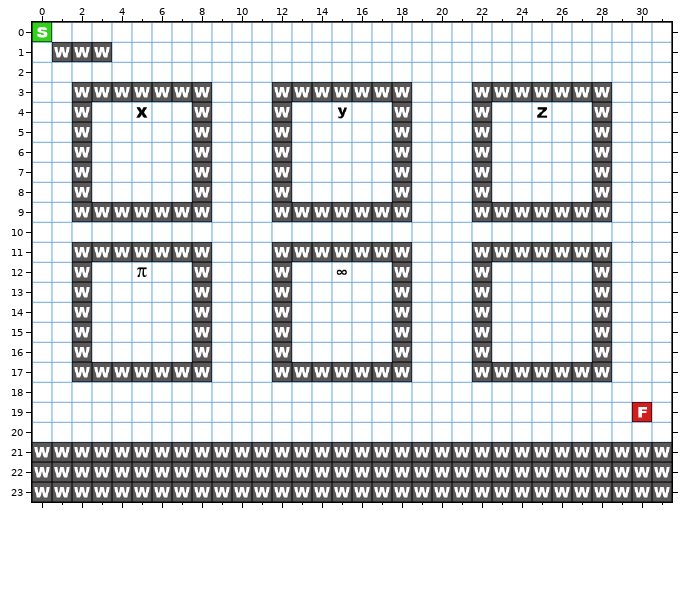
Tiled map -- TDKit/Resources/Maps/upgrades.tmx. The picture above is the old version.
Cells are 32x32 px. Shown: x 0..31, y 0..23.
New version:
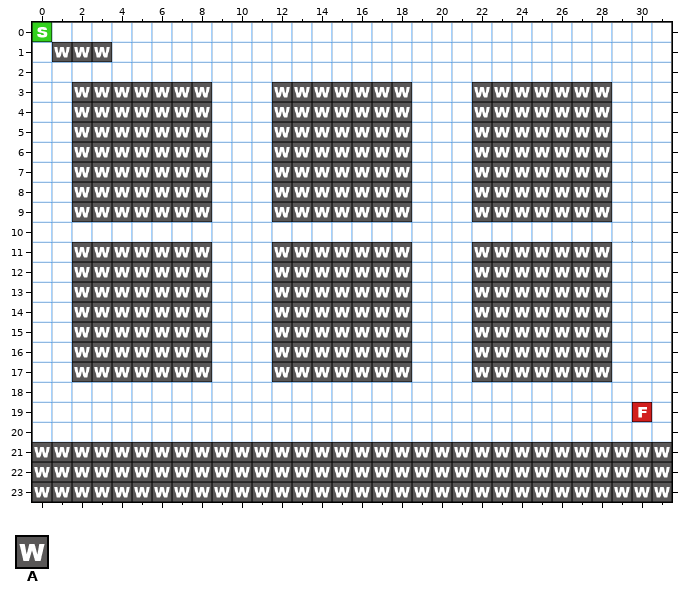
Key: from "Poly": A 20.
_ is an empty cell.
Change:
Layer "Pathing":
The edit adds tile A in rows 4 to 8 at x 3 to 7, 13 to 17 and 23 to 27; in rows 12 to 16 at x 3 to 7, 13 to 17 and 23 to 27.
Boxes around the changes in both pictures, in picture pixels (x1, y1, x2, y2):
added: (92, 102, 192, 202)
added: (292, 102, 392, 202)
added: (492, 102, 592, 202)
added: (92, 262, 192, 362)
added: (292, 262, 392, 362)
added: (492, 262, 592, 362)
